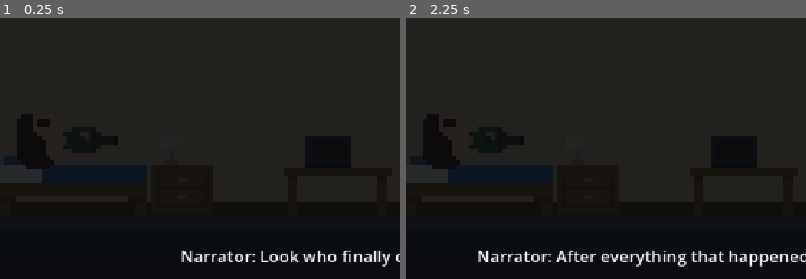
Above: before the commit, frames 1-2 (left to right).
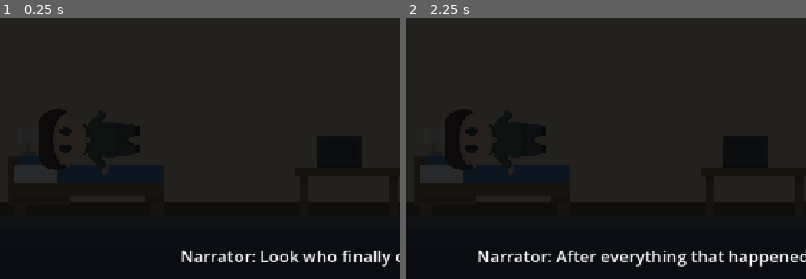
Above: after the commit, the same moments.

Repository: zjezdzalka/bounceBack
Game: Godot game, scene res://Scenes/Levels/room.tscn
The game is run twice, just before and just after one commit, with the same random seed, the same clock (stepped at 60 frames per second) and the same inputs.
Inputs (mouse positions are % of the whole screen's width and height, from its top left):
- Up to frame 1 (0.25 s): no input
- Up to frame 2 (2.25 s): tap Enter at 0.5, 2 s; move the mouse to (72, 45) at 0.52 s; hold D 0.53-2.03 s; tap Q at 0.6, 1.35 s; click (72, 45) at 0.67 s; tap Space at 0.77, 1.25, 1.52 s; move the mouse to (30, 55) at 1.27 s; click (30, 55) at 1.42 s; move the mouse to (60, 28) at 2.02 s; hold A from 2.03 s (still down); tap E at 2.1 s; click (60, 28) at 2.17 s
The pictures show only the part of the screen within x 4-54%, y 42-92%; the shares and areas given below are measured in that part.

The runs differ from the first frame. In frame 1, 1.6% of the frame differs, in the area x 2-35%, y 36-64%; in frame 2, 1.6%.

Commit message:
więcej grafik + rozwinięcie pierwszego poziomu + dodanie drugiej postaci

Diff:
--- a/Scenes/Levels/basement.tscn
+++ b/Scenes/Levels/basement.tscn
@@ -4,7 +4,8 @@
 [ext_resource type="PackedScene" path="res://player.tscn" id="2"]
 [ext_resource type="PackedScene" path="res://block.tscn" id="3"]
 
-[ext_resource type="Texture2D" path="res://Art/House/Character.png" id="Character"]
+
+[ext_resource type="Texture2D" path="res://Art/House/Chair.png" id="Chair"]
 
 [node name="Basement" type="Node2D"]
 script = ExtResource("1")
@@ -47,11 +48,19 @@
 horizontal_alignment = 1
 
 [node name="CellarChair" parent="Objects" instance=ExtResource("3")]
+show_placeholder = false
 visible = false
 position = Vector2(332, 567)
 size = Vector2(59, 66)
 color = Color(0.53,0.40,0.70,1)
 layers = 7
+
+[node name="Art" type="Sprite2D" parent="Objects/CellarChair"]
+texture_filter = 1
+scale = Vector2(4, 4)
+texture = ExtResource("Chair")
+region_enabled = true
+region_rect = Rect2(6, 7, 13, 17)
 
 [node name="Label" type="Label" parent="Objects/CellarChair"]
 z_index = 8
@@ -193,7 +202,6 @@
 texture_filter = 1
 position = Vector2(0, 0)
 scale = Vector2(2.25, 2.25)
-texture = ExtResource("Character")
 
 [node name="HUD" type="CanvasLayer" parent="."]
 
--- a/Scenes/Levels/hallway.tscn
+++ b/Scenes/Levels/hallway.tscn
@@ -4,13 +4,26 @@
 [ext_resource type="PackedScene" path="res://player.tscn" id="2"]
 [ext_resource type="PackedScene" path="res://block.tscn" id="3"]
 
-[ext_resource type="Texture2D" path="res://Art/House/Character.png" id="Character"]
+
+[ext_resource type="Texture2D" path="res://Art/House/Chair.png" id="Chair"]
+[ext_resource type="Texture2D" path="res://Art/House/Corridor.png" id="Corridor"]
+[ext_resource type="Texture2D" path="res://Art/House/Door.png" id="Door"]
 
 [node name="Hallway" type="Node2D"]
 script = ExtResource("1")
 stage = 1
 next_scene = "res://Scenes/Levels/basement.tscn"
 
+[node name="CorridorBackground" type="Sprite2D" parent="."]
+z_index = -4
+texture_filter = 1
+position = Vector2(576, 300)
+scale = Vector2(5.76, 16.666667)
+texture = ExtResource("Corridor")
+region_enabled = true
+region_rect = Rect2(28, 2, 200, 36)
+modulate = Color(0.75, 0.75, 0.75, 1)
+
 [node name="Objects" type="Node2D" parent="."]
 
 [node name="Floor" parent="Objects" instance=ExtResource("3")]
@@ -32,11 +45,19 @@
 layers = 7
 
 [node name="HallChair" parent="Objects" instance=ExtResource("3")]
+show_placeholder = false
 visible = false
 position = Vector2(350, 566)
 size = Vector2(56, 68)
 color = Color(0.53,0.40,0.70,1)
 layers = 7
+
+[node name="Art" type="Sprite2D" parent="Objects/HallChair"]
+texture_filter = 1
+scale = Vector2(4, 4)
+texture = ExtResource("Chair")
+region_enabled = true
+region_rect = Rect2(6, 7, 13, 17)
 
 [node name="Label" type="Label" parent="Objects/HallChair"]
 z_index = 8
@@ -68,13 +89,12 @@
 position = Vector2(1065, 541)
 z_index = 1
 
-[node name="Placeholder" type="ColorRect" parent="Objects/FrontDoor"]
-offset_left = -41.0
-offset_top = -59.0
-offset_right = 41.0
-offset_bottom = 59.0
-mouse_filter = 2
-color = Color(0.40,0.47,0.48,1)
+[node name="Art" type="Sprite2D" parent="Objects/FrontDoor"]
+texture_filter = 1
+scale = Vector2(3.5, 3.5)
+texture = ExtResource("Door")
+region_enabled = true
+region_rect = Rect2(10, 9, 20, 31)
 
 [node name="Label" type="Label" parent="Objects/FrontDoor"]
 z_index = 8
@@ -91,13 +111,12 @@
 position = Vector2(825, 545)
 z_index = 1
 
-[node name="Placeholder" type="ColorRect" parent="Objects/CellarDoor"]
-offset_left = -38.5
-offset_top = -55.0
-offset_right = 38.5
-offset_bottom = 55.0
-mouse_filter = 2
-color = Color(0.38,0.54,0.68,1)
+[node name="Art" type="Sprite2D" parent="Objects/CellarDoor"]
+texture_filter = 1
+scale = Vector2(3.5, 3.5)
+texture = ExtResource("Door")
+region_enabled = true
+region_rect = Rect2(10, 9, 20, 31)
 
 [node name="Label" type="Label" parent="Objects/CellarDoor"]
 z_index = 8
@@ -141,7 +160,6 @@
 texture_filter = 1
 position = Vector2(0, 0)
 scale = Vector2(2.25, 2.25)
-texture = ExtResource("Character")
 
 [node name="HUD" type="CanvasLayer" parent="."]
 
--- a/Scenes/Levels/house_level.gd
+++ b/Scenes/Levels/house_level.gd
@@ -5,7 +5,14 @@
 @export var stage: Stage
 @export_file("*.tscn") var next_scene: String
 
-@onready var player = $Player
+@onready var original: CharacterBody2D = $Player
+@onready var player = original
+var apparition: CharacterBody2D
+var apparition_sprite: Sprite2D
+var apparition_rides := false
+var riding_offset := Vector2.ZERO
+const BODY_LAYER := 8
+const SHELF_LAYER := 16
 @onready var objects: Node2D = $Objects
 @onready var status: Label = $HUD/Status
 @onready var prompt: Label = $HUD/Prompt
@@ -25,13 +32,9 @@
 @onready var player_shape: CollisionShape2D = $Player/CollisionShape2D
 @onready var player_sprite: Sprite2D = _find_player_sprite()
 
-const CHAR_IDLE_PATH := "res://characaterx10.png"  # default standing pose
-const CHAR_RIGHT_PATH := "res://char_right10x.png"
-const CHAR_LEFT_PATH := "res://char_left10x.png"
+const BODY_TEXTURE := preload("res://Art/House/Character_big.png")
+const APPARITION_TEXTURE := preload("res://Art/House/Character_glitched.png")
 const CHAR_HEIGHT := 54.0  # on-screen height of the character in pixels
-var char_idle: Texture2D
-var char_right: Texture2D
-var char_left: Texture2D
 var moved_props: Dictionary = {}
 var room_door_checked := false
 var room_key := false
@@ -55,19 +58,17 @@
 
 func _ready() -> void:
 	RenderingServer.set_default_clear_color(Color("#222935"))
-	char_idle = load(CHAR_IDLE_PATH) as Texture2D
-	char_right = load(CHAR_RIGHT_PATH) as Texture2D
-	char_left = load(CHAR_LEFT_PATH) as Texture2D
 	# In the first room the hero starts lying face up; he stands after the intro dialogue.
 	woke_up = stage != Stage.ROOM
 	if woke_up:
-		_show_texture(char_idle)
+		_show_avatar_texture()
 	else:
 		_lie_down()
 	for prop in objects.get_children():
 		var label := prop.get_node_or_null("Label") as Label
 		if label:
 			label.hide()
+	original.collision_layer = BODY_LAYER
 	_refresh_objects()
 	match stage:
 		Stage.ROOM:
@@ -89,15 +90,15 @@
 			])
 
 func _physics_process(_delta: float) -> void:
+	if apparition_rides and not hallucinating:
+		apparition.position = original.position + riding_offset
 	_follow_player()
 
 func _process(delta: float) -> void:
 	if woke_up:
-		var moving := not is_zero_approx(player.velocity.x) and not dialogue.visible and not busy
-		if moving:
-			_show_texture(char_right if player.velocity.x > 0.0 else char_left)
-		else:
-			_show_texture(char_idle)
+		if not is_zero_approx(player.velocity.x):
+			var sprite := apparition_sprite if player == apparition else player_sprite
+			sprite.flip_h = player.velocity.x < 0.0
 	if not dialogue.visible and not busy and not finished:
 		_update_story(delta)
 	_update_target()
@@ -105,7 +106,7 @@
 	if lamp_on or stage != Stage.ROOM:
 		status.text = "A/D: ruch   Spacja: skok"
 	if room_door_checked or stage != Stage.ROOM:
-		status.text += "   |   Q: halucynacja (%s)" % ("wł." if hallucinating else "wył.")
+		status.text += "   |   Q: przełącz postać (%s)" % ("wł." if hallucinating else "wył.")
 	prompt.text = "" if target.is_empty() else "E  " + _action_label()
 	if not held_prop.is_empty():
 		prompt.text = "E  Odłóż   •   A/D  Przesuń"
@@ -131,15 +132,15 @@
 		old_rect.hide()
 	return sprite
 
-func _show_texture(tex: Texture2D) -> void:
-	if tex == null:
-		return
-	player_sprite.texture = tex
+func _show_avatar_texture() -> void:
+	var tex := APPARITION_TEXTURE if player == apparition else BODY_TEXTURE
+	var sprite := apparition_sprite if player == apparition else player_sprite
+	sprite.texture = tex
 	# The 10x art is much larger than the old 24x24 sprite, so scale it to a fixed height.
-	player_sprite.scale = Vector2.ONE * (CHAR_HEIGHT / tex.get_height())
+	sprite.scale = Vector2.ONE * (CHAR_HEIGHT / tex.get_height())
 
 func _lie_down() -> void:
-	_show_texture(char_right if char_right != null else char_idle)  # walking-right sprite
+	_show_avatar_texture()
 	player_sprite.rotation_degrees = -90.0  # lying on the other side
 	player_sprite.position.y = 12.0
 
@@ -147,7 +148,7 @@
 	woke_up = true
 	player_sprite.rotation_degrees = 0.0
 	player_sprite.position.y = 0.0
-	_show_texture(char_idle)
+	_show_avatar_texture()
 
 func _update_story(delta: float) -> void:
 	match stage:
@@ -185,7 +186,7 @@
 				target = "RoomKey"
 			elif _near("Laptop") and lamp_on and not laptop_checked:
 				target = "Laptop"
-			elif _near("RoomDoor") and lamp_on:
+			elif _near("RoomDoor") and lamp_on and player == original:
 				target = "RoomDoor"
 		Stage.HALL:
 			if _can_grab("HallChair"):
@@ -201,7 +202,7 @@
 				target = "ToolCabinet"
 			elif hallucinating and not gate_open and _near_gate():
 				target = "Gate"
-			elif _ladder_ready() and not climbed and absf(player.position.x - objects.get_node("Ladder").position.x) < 32.0 and _near("Ladder", 170.0):
+			elif hallucinating and _ladder_ready() and not climbed and absf(player.position.x - objects.get_node("Ladder").position.x) < 32.0 and _near("Ladder", 170.0):
 				target = "Climb"
 			elif _can_grab("Ladder", 148.0):
 				target = "Ladder"
@@ -225,6 +226,7 @@
 		KEY_Q:
 			if not dialogue.visible and held_prop.is_empty() and (stage != Stage.ROOM or room_door_checked):
 				hallucinating = not hallucinating
+				_switch_avatar()
 				_refresh_objects()
 				_reveal_dialogue()
 		KEY_E:
@@ -234,6 +236,49 @@
 				_drop_prop()
 			else:
 				_interact()
+
+func _switch_avatar() -> void:
+	if hallucinating:
+		original.velocity = Vector2.ZERO
+		original.set_physics_process(false)
+		original.set_process_input(false)
+		if apparition == null:
+			apparition = preload("res://player.tscn").instantiate() as CharacterBody2D
+			apparition.set("layer_switching_enabled", false)
+			apparition.scale = original.scale
+			add_child(apparition)
+			apparition.get_node("TextureRect").hide()
+			apparition_sprite = Sprite2D.new()
+			apparition_sprite.texture_filter = CanvasItem.TEXTURE_FILTER_NEAREST
+			apparition.add_child(apparition_sprite)
+			apparition.position = original.position - Vector2(0, _player_half_size().y * 2.0 + 1.0)
+		apparition_rides = false
+		apparition.collision_layer = BODY_LAYER
+		apparition.collision_mask = 1 | BODY_LAYER | SHELF_LAYER
+		original.collision_mask = 1 | BODY_LAYER
+		apparition.show()
+		_set_active_avatar(apparition)
+		_show_avatar_texture()
+	else:
+		var base_shape := original.get_node("CollisionShape2D") as CollisionShape2D
+		var difference := player_shape.global_position - base_shape.global_position
+		var half := _player_half_size()
+		apparition_rides = absf(difference.x) < half.x * 2.0 and absf(difference.y + half.y * 2.0) < 3.0
+		riding_offset = apparition.position - original.position
+		apparition.velocity = Vector2.ZERO
+		apparition.set_physics_process(false)
+		apparition.set_process_input(false)
+		apparition.collision_layer = 0
+		apparition.collision_mask = 0
+		apparition.hide()
+		original.collision_mask = 1
+		_set_active_avatar(original)
+
+func _set_active_avatar(avatar: CharacterBody2D) -> void:
+	player = avatar
+	player_shape = avatar.get_node("CollisionShape2D") as CollisionShape2D
+	avatar.set_process_input(true)
+	avatar.set_physics_process(true)
 
 func _reveal_dialogue() -> void:
 	if not hallucinating:
@@ -281,7 +326,9 @@
 		"FrontDoor":
 			if not front_door_checked:
 				front_door_checked = true
-				hallucinating = false
+				if hallucinating:
+					hallucinating = false
+					_switch_avatar()
 				_refresh_objects()
 				_say(["Hero: Locked.", "Narrator: Of course it is. What about the basement? Maybe there’s a way out?"])
 		"CellarDoor":
@@ -438,14 +485,15 @@
 	match stage:
 		Stage.ROOM:
 			_show_prop("RoomKey", hallucinating and room_door_checked and not room_key)
+			$Objects/HallucinationShelves.visible = hallucinating
 		Stage.HALL:
-			_show_prop("HallChair", hallucinating or moved_props.has("HallChair"))
-			_show_prop("Cabinet", (hallucinating and front_door_checked) or moved_props.has("Cabinet"))
+			_show_prop("HallChair", hallucinating)
+			_show_prop("Cabinet", hallucinating and front_door_checked)
 			_show_prop("CellarDoor", hallucinating and front_door_checked)
 		Stage.BASEMENT:
-			_show_prop("CellarChair", hallucinating or moved_props.has("CellarChair"))
+			_show_prop("CellarChair", hallucinating)
 			_show_prop("Gate", not gate_open)
-			_show_prop("Ladder", hallucinating or moved_props.has("Ladder"))
+			_show_prop("Ladder", hallucinating)
 
 func _show_prop(object_name: String, enabled: bool) -> void:
 	var prop = objects.get_node(object_name)
--- a/Scenes/Levels/room.tscn
+++ b/Scenes/Levels/room.tscn
@@ -56,7 +56,7 @@
 
 [node name="Bed" parent="Objects" unique_id=1785676080 instance=ExtResource("3")]
 z_index = 2
-position = Vector2(150, 564)
+position = Vector2(174, 564)
 collision_layer = 7
 collision_mask = 0
 size = Vector2(216, 72)
@@ -89,14 +89,14 @@
 polygon = PackedVector2Array(-98, 38, -80, 38, -80, 21, -72, 21, -71, 12, 91, 12, 91, 21, 100, 21, 100, 38, 119, 38, 118, -33, -48, -33, -48, -45, -88, -45, -88, -33, -98, -33)
 
 [node name="Nightstand" parent="Objects" unique_id=1825576246 instance=ExtResource("3")]
-z_index = 2
-position = Vector2(309, 563)
+z_index = -1
+position = Vector2(103, 551)
 scale = Vector2(1.1600013, 1.1600013)
 collision_layer = 7
 collision_mask = 0
 size = Vector2(77, 60)
 color = Color(0.32, 0.26, 0.23, 1)
-layers = 7
+layers = 0
 show_placeholder = false
 
 [node name="Label" type="Label" parent="Objects/Nightstand" unique_id=817577642]
@@ -110,12 +110,16 @@
 metadata/_edit_use_anchors_ = true
 
 [node name="LampOff" type="Sprite2D" parent="Objects/Nightstand" unique_id=1333087980]
+z_index = -1
+z_as_relative = false
 texture_filter = 1
 position = Vector2(0, -36)
 scale = Vector2(5.5, 5.5)
 texture = ExtResource("Nighttable_off")
 
 [node name="LampOn" type="Sprite2D" parent="Objects/Nightstand" unique_id=1801353893]
+z_index = -1
+z_as_relative = false
 visible = false
 texture_filter = 1
 position = Vector2(0, -36)
@@ -124,7 +128,7 @@
 
 [node name="Lamp" type="Node2D" parent="Objects" unique_id=1894446193]
 z_index = 1
-position = Vector2(309, 509)
+position = Vector2(103, 497)
 scale = Vector2(1.1600013, 1.1600013)
 
 [node name="Placeholder" type="ColorRect" parent="Objects/Lamp" unique_id=1102149410]
@@ -147,7 +151,7 @@
 
 [node name="Desk" type="Node2D" parent="Objects" unique_id=1508144047]
 z_index = 1
-position = Vector2(532, 574)
+position = Vector2(548, 574)
 scale = Vector2(0.7199976, 0.7199976)
 
 [node name="Label" type="Label" parent="Objects/Desk" unique_id=1864376467]
@@ -175,7 +179,7 @@
 
 [node name="Laptop" type="Node2D" parent="Objects" unique_id=1451120378]
 z_index = 1
-position = Vector2(532, 505)
+position = Vector2(548, 505)
 scale = Vector2(0.7199976, 0.7199976)
 
 [node name="Placeholder" type="ColorRect" parent="Objects/Laptop" unique_id=1797442203]
@@ -198,7 +202,7 @@
 
 [node name="RoomDoor" type="Node2D" parent="Objects" unique_id=85730971]
 z_index = 1
-position = Vector2(970, 583)
+position = Vector2(1012, 583)
 scale = Vector2(0.36365625, 0.32547554)
 
 [node name="Art" type="Sprite2D" parent="Objects/RoomDoor" unique_id=1297833397]
@@ -221,7 +225,7 @@
 [node name="RoomKey" type="Node2D" parent="Objects" unique_id=587546045]
 visible = false
 z_index = 2
-position = Vector2(764, 548)
+position = Vector2(510, 186)
 
 [node name="Placeholder" type="ColorRect" parent="Objects/RoomKey" unique_id=143411491]
 offset_left = -13.0
@@ -230,6 +234,37 @@
 offset_bottom = 6.0
 mouse_filter = 2
 color = Color(0.98, 0.83, 0.36, 1)
+
+[node name="HallucinationShelves" type="Node2D" parent="Objects"]
+visible = false
+
+[node name="Shelf1" parent="Objects/HallucinationShelves" instance=ExtResource("3")]
+position = Vector2(381, 475)
+size = Vector2(120, 10)
+color = Color(0.06, 0.06, 0.08, 1)
+layers = 16
+one_way = true
+
+[node name="Shelf2" parent="Objects/HallucinationShelves" instance=ExtResource("3")]
+position = Vector2(1005, 397)
+size = Vector2(118, 10)
+color = Color(0.06, 0.06, 0.08, 1)
+layers = 16
+one_way = true
+
+[node name="Shelf3" parent="Objects/HallucinationShelves" instance=ExtResource("3")]
+position = Vector2(800, 306)
+size = Vector2(128, 10)
+color = Color(0.06, 0.06, 0.08, 1)
+layers = 16
+one_way = true
+
+[node name="Shelf4" parent="Objects/HallucinationShelves" instance=ExtResource("3")]
+position = Vector2(510, 225)
+size = Vector2(142, 10)
+color = Color(0.06, 0.06, 0.08, 1)
+layers = 16
+one_way = true
 
 [node name="HUD" type="CanvasLayer" parent="." unique_id=1374781356]
 
@@ -274,5 +309,5 @@
 horizontal_alignment = 1
 
 [node name="Player" parent="." unique_id=937810438 instance=ExtResource("2")]
-position = Vector2(143.00002, 460)
+position = Vector2(174, 460)
 scale = Vector2(2.7032313, 2.7032313)
--- a/block.gd
+++ b/block.gd
@@ -19,6 +19,11 @@
 		layers = value
 		_refresh()
 
+@export var one_way := false:
+	set(value):
+		one_way = value
+		_refresh()
+
 func _ready() -> void:
 	add_to_group("blocks")
 	_refresh()
@@ -35,6 +40,7 @@
 	var cs := get_node_or_null("CollisionShape2D") as CollisionShape2D
 	if cs and cs.shape is RectangleShape2D:
 		cs.shape.size = size
+		cs.one_way_collision = one_way
 
 @export var show_placeholder := true:
 	set(value):
Binary file added: Art/House/Chair.png
Not shown, added: Art/House/Chair.png.import
Binary file added: Art/House/Character_big.png
Not shown, added: Art/House/Character_big.png.import
Binary file added: Art/House/Character_glitched.png
Not shown, added: Art/House/Character_glitched.png.import
Binary file added: Art/House/Corridor.png
Not shown, added: Art/House/Corridor.png.import
Binary file added: Art/House/Door.png
Not shown, added: Art/House/Door.png.import
